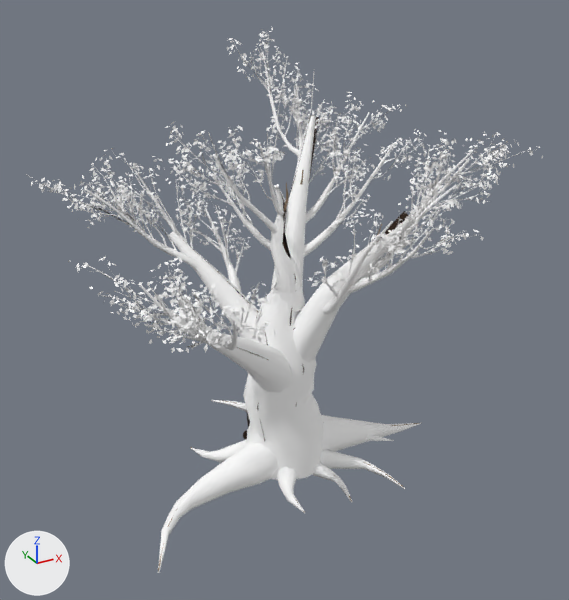
One commit to the glTF model assets/models/ancient_tree/variants/variant_05/ancient_tree_05_lod2.glb: the scene before it, then after it.
Camera for both pictures: a 50 mm lens placed at (-17.1, -31.2, 25.4), pointed at (0.2, 0.3, 9.6). Every picture has the same lights, and +X, +Y and +Z are marked at lower left. The first picture is the older version. Vertices at exactly the same position are counted once.

In view in the first picture: 'AncientLeaves_LOD2', 'AncientTreeWood_LOD2', 'DirectedBarkGrooves_LOD2', 'FineBranches_LOD2'.
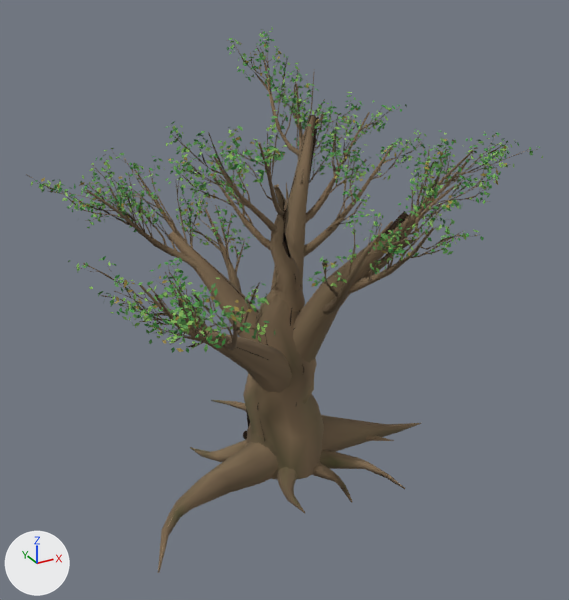
Where the change shows, as pixel boxes [x1, y1, x2, y2] in the pictures (569 x 600 px):
'AncientTreeWood_LOD2', recoloured
    both: [26, 43, 529, 573]
'AncientLeaves_LOD2', recoloured
    both: [31, 27, 543, 353]
'FineBranches_LOD2', recoloured
    both: [37, 36, 538, 347]

What changed in the scene script:
```text
Change mat_ancientbark:
    where n0 = _N.new('ShaderNodeBsdfPrincipled'); n0.name = 'Principled BSDF'
    remove n0.inputs[0].default_value = (1.0, 1.0, 1.0, 1.0)  # 'Base Color', white #ffffff
    add n2 = _N.new('ShaderNodeVertexColor'); n2.name = 'Color Attribute'
    add _L.new(n2.outputs[0], n0.inputs[0])  # 'Color' to 'Base Color'
Change mat_leafforest:
    where n0 = _N.new('ShaderNodeBsdfPrincipled'); n0.name = 'Principled BSDF'
    remove n0.inputs[0].default_value = (1.0, 1.0, 1.0, 1.0)  # 'Base Color', white #ffffff
    add n2 = _N.new('ShaderNodeVertexColor'); n2.name = 'Color Attribute'
    add _L.new(n2.outputs[0], n0.inputs[0])  # 'Color' to 'Base Color'
Change mat_leafsage:
    where n0 = _N.new('ShaderNodeBsdfPrincipled'); n0.name = 'Principled BSDF'
    remove n0.inputs[0].default_value = (1.0, 1.0, 1.0, 1.0)  # 'Base Color', white #ffffff
    add n2 = _N.new('ShaderNodeVertexColor'); n2.name = 'Color Attribute'
    add _L.new(n2.outputs[0], n0.inputs[0])  # 'Color' to 'Base Color'
Change mat_leafsunlit:
    where n0 = _N.new('ShaderNodeBsdfPrincipled'); n0.name = 'Principled BSDF'
    remove n0.inputs[0].default_value = (1.0, 1.0, 1.0, 1.0)  # 'Base Color', white #ffffff
    add n2 = _N.new('ShaderNodeVertexColor'); n2.name = 'Color Attribute'
    add _L.new(n2.outputs[0], n0.inputs[0])  # 'Color' to 'Base Color'
Change mat_leafdry:
    where n0 = _N.new('ShaderNodeBsdfPrincipled'); n0.name = 'Principled BSDF'
    remove n0.inputs[0].default_value = (1.0, 1.0, 1.0, 1.0)  # 'Base Color', white #ffffff
    add n2 = _N.new('ShaderNodeVertexColor'); n2.name = 'Color Attribute'
    add _L.new(n2.outputs[0], n0.inputs[0])  # 'Color' to 'Base Color'
Change me_trunkcore_curve_002:
    where me_trunkcore_curve_002.from_pydata(...)  # 4713 vertices, 6148 faces; spans x -10.2..9.8, y -9.6..10.6, z 0.0..21.1
    used by ob_ancienttreewood_lod2; location = (0.0, 0.0, 0.0)
    me_trunkcore_curve_002 part 1: vertex colours changed
Change me_ancientleaves_mesh_002:
    where me_ancientleaves_mesh_002.from_pydata(...)  # 14498 vertices, 7432 faces; spans x -10.1..10.6, y -9.6..11.0, z 9.8..21.6
    used by ob_ancientleaves_lod2; location = (0.0, 0.0, 0.0)
    me_ancientleaves_mesh_002 part 2: vertex colours changed
```
